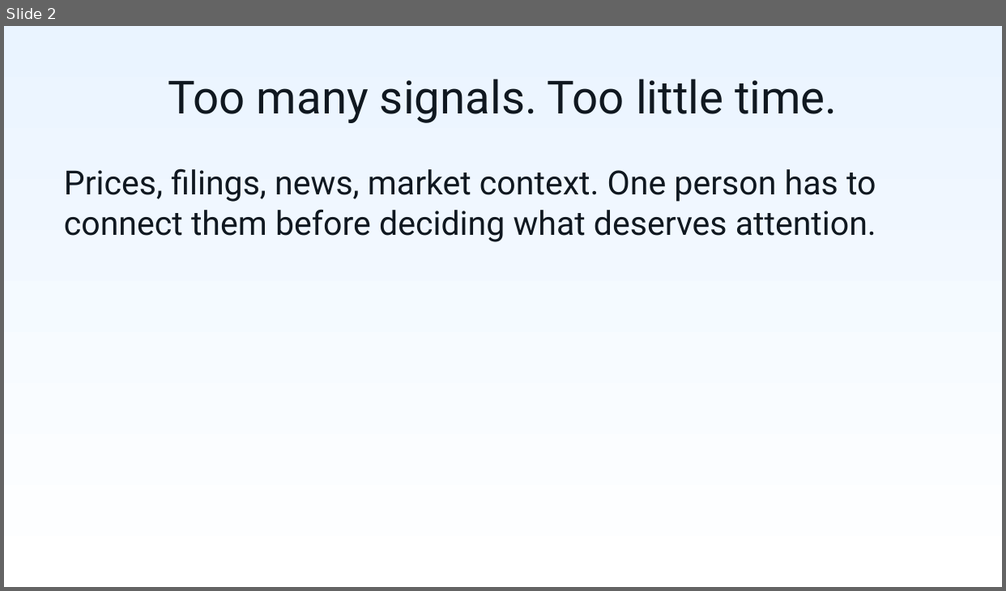
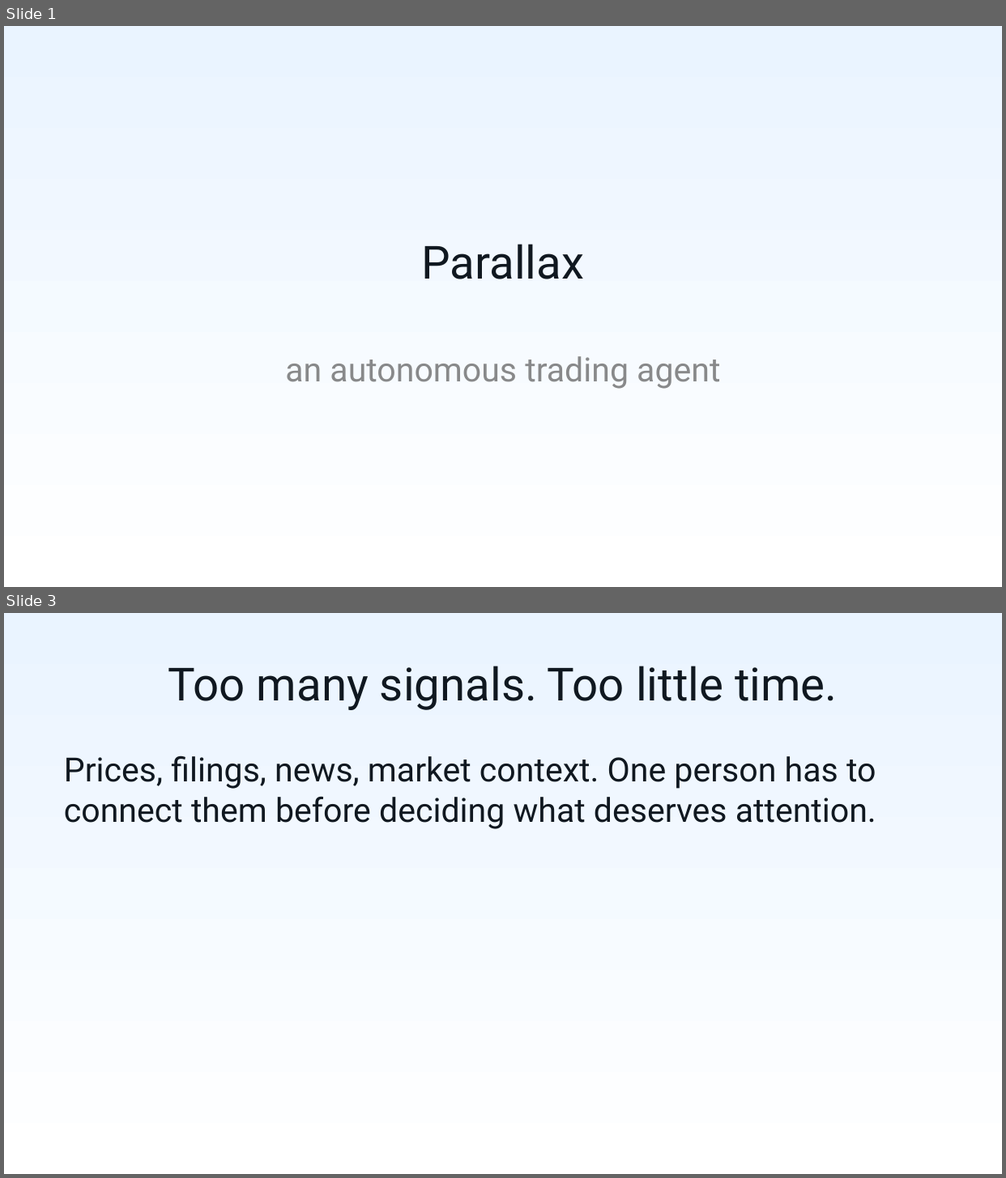
Before and after one commit to jere67/parallax, a slide deck: docs/presentation/trading-agent-mvp-pitch.pptx. Shown one above the other, each under a label of ours: slide 2 before the commit, slides 1 and 3 after it; the slides between them are not shown. The pictures are 1006x591 and 1006x1178 pixels, drawn with LibreOffice and Linux fonts; fonts in the diff are those of the drawing. Boxes give left, top, right and bottom in pixels: in the first picture for what was removed or moved away, otherwise in the second. Text is boxed around its words. In the diff, an @@ line names an element or a change of style, - is before the commit and + after.

```diff
--- a/docs/presentation/trading-agent-mvp-pitch.pptx
+++ b/docs/presentation/trading-agent-mvp-pitch.pptx
@@ slide 1 added at box(4, 26, 1002, 587), background gradient #EAF4FF to #FFFFFF @@
@@ title added at box(421, 244, 584, 280), 33 pt, text #101820 @@
+Parallax
@@ subtitle added at box(285, 356, 720, 389), 24 pt, text #88898A @@
+an autonomous trading agent
@@ what was slide 2 is now slide 3 @@
```
Also in this commit, not shown: 6 slides changed.
